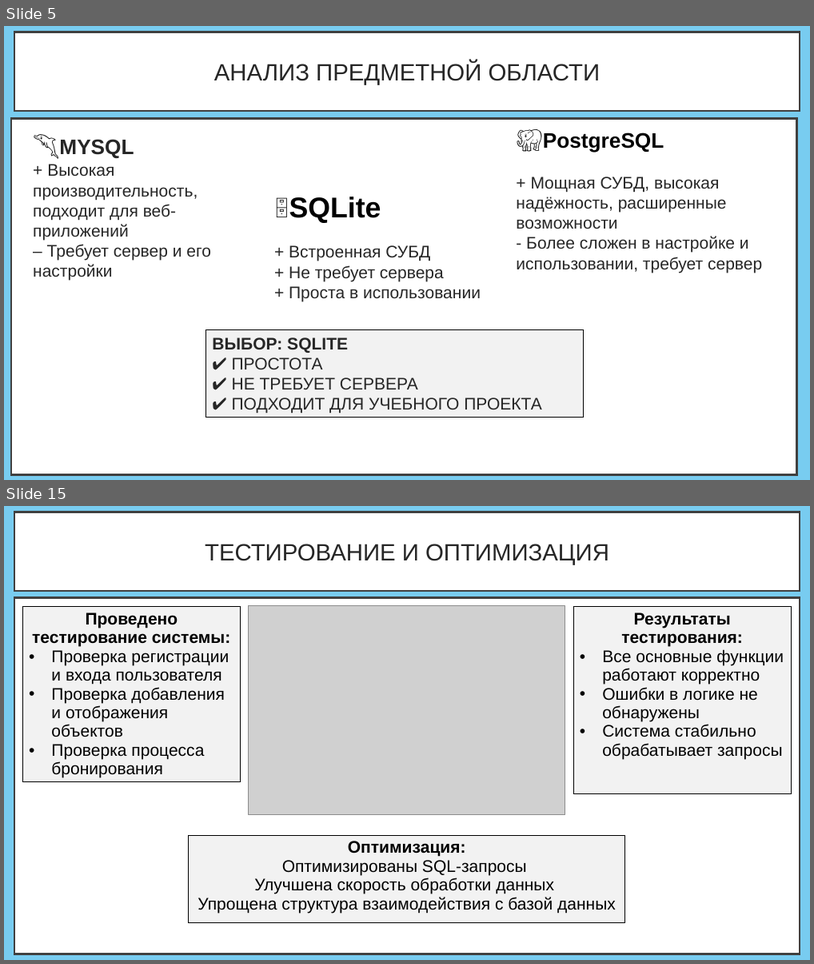
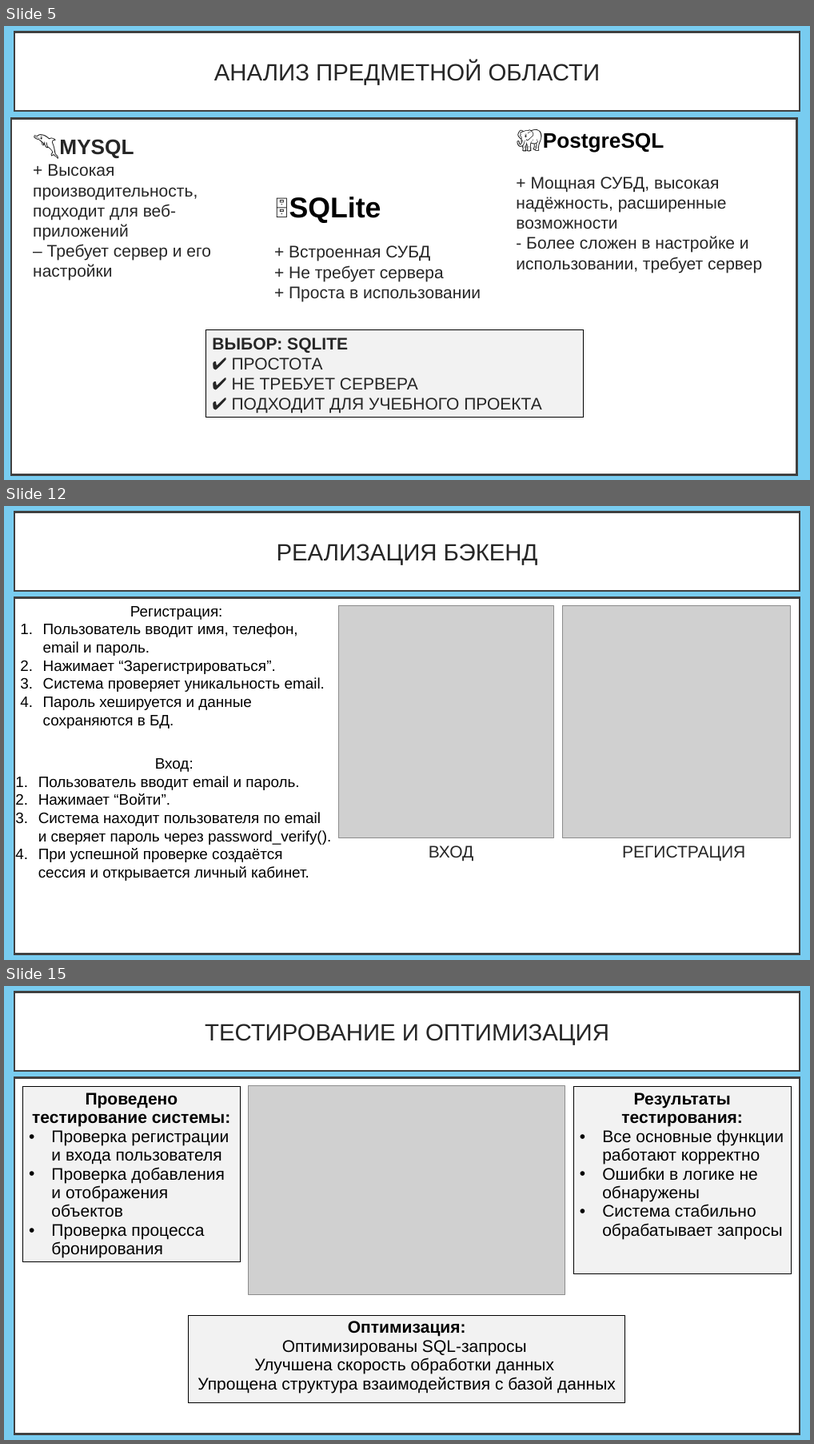
Before and after one commit to CaseBattle/231-20-tikhonenkov, a slide deck: курсач/курсовая/презентация.pptx. Shown one above the other, each under a label of ours: slides 5 and 15 before the commit, slides 5, 12 and 15 after it; the slides between them are not shown. The pictures are 814x964 and 814x1444 pixels, drawn with LibreOffice and Linux fonts; fonts in the diff are those of the drawing; grey boxes stand for pictures. Boxes give left, top, right and bottom in pixels: in the first picture for what was removed or moved away, otherwise in the second. Text is boxed around its words. In the diff, an @@ line names an element or a change of style, - is before the commit and + after.

```diff
--- a/курсач/курсовая/презентация.pptx
+++ b/курсач/курсовая/презентация.pptx
@@ slide 12 added at box(4, 506, 810, 960), background #78CCF0 @@
@@ title added at box(14, 512, 800, 591), fill #FFFFFF, outline #404040 2.5 pt, 28 pt, text #262626 @@
+РЕАЛИЗАЦИЯ БЭКЕНД
@@ rectangle added at box(14, 597, 800, 954), fill #FFFFFF, outline #404040 2.5 pt @@
@@ text added at box(43, 606, 325, 728), 18 pt, text #000000 @@
+Регистрация:
+1. Пользователь вводит имя, телефон, email и пароль.
+2. Нажимает “Зарегистрироваться”.
+3. Система проверяет уникальность email.
+4. Пароль хешируется и данные сохраняются в БД.
@@ picture added at box(339, 605, 554, 837) @@
@@ picture added at box(563, 605, 791, 837) @@
@@ text added at box(38, 758, 331, 880), 18 pt, text #000000 @@
+Вход:
+1. Пользователь вводит email и пароль.
+2. Нажимает “Войти”.
+3. Система находит пользователя по email и сверяет пароль через password_verify().
+4. При успешной проверке создаётся сессия и открывается личный кабинет.
@@ text added at box(429, 845, 474, 861), 20 pt, text #262626 @@
+ВХОД
@@ text added at box(622, 845, 746, 861), 20 pt, text #262626 @@
+РЕГИСТРАЦИЯ
```
Also in this commit, not shown: 12 slides changed, 1 slide removed, 4 other files.
